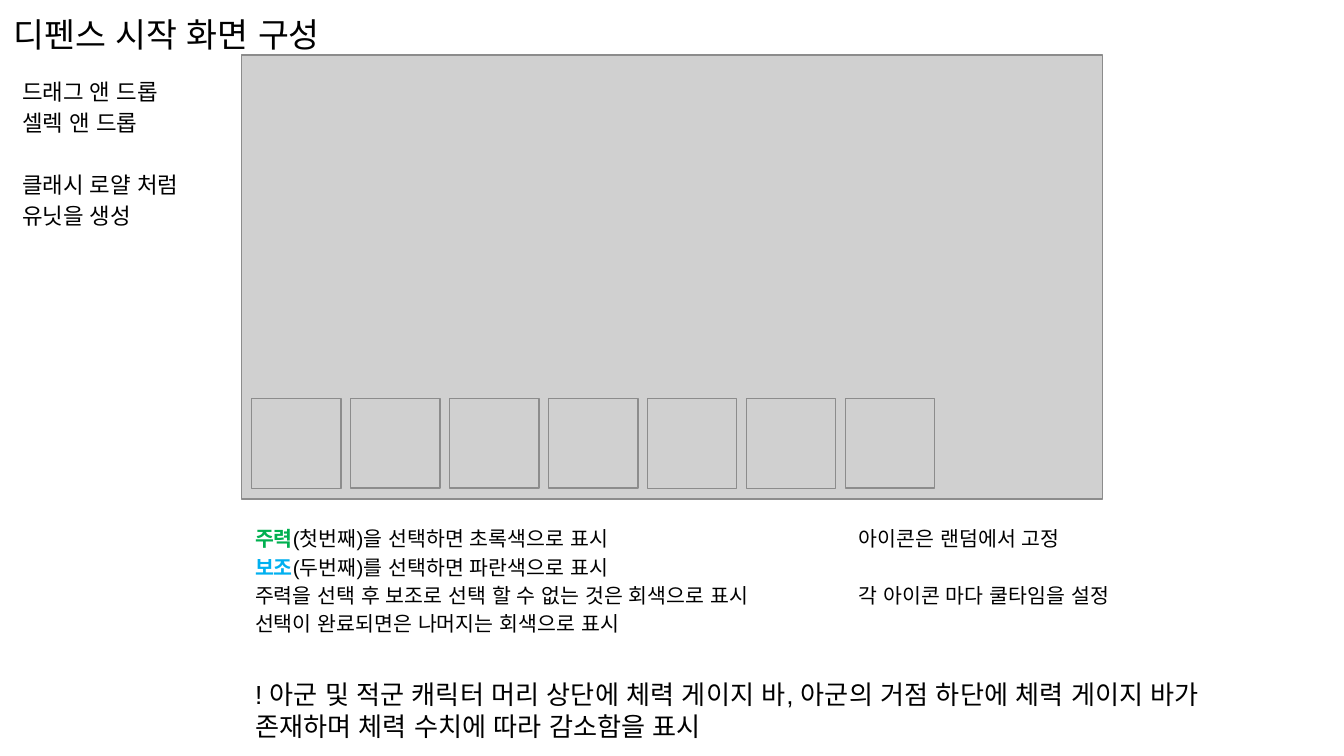
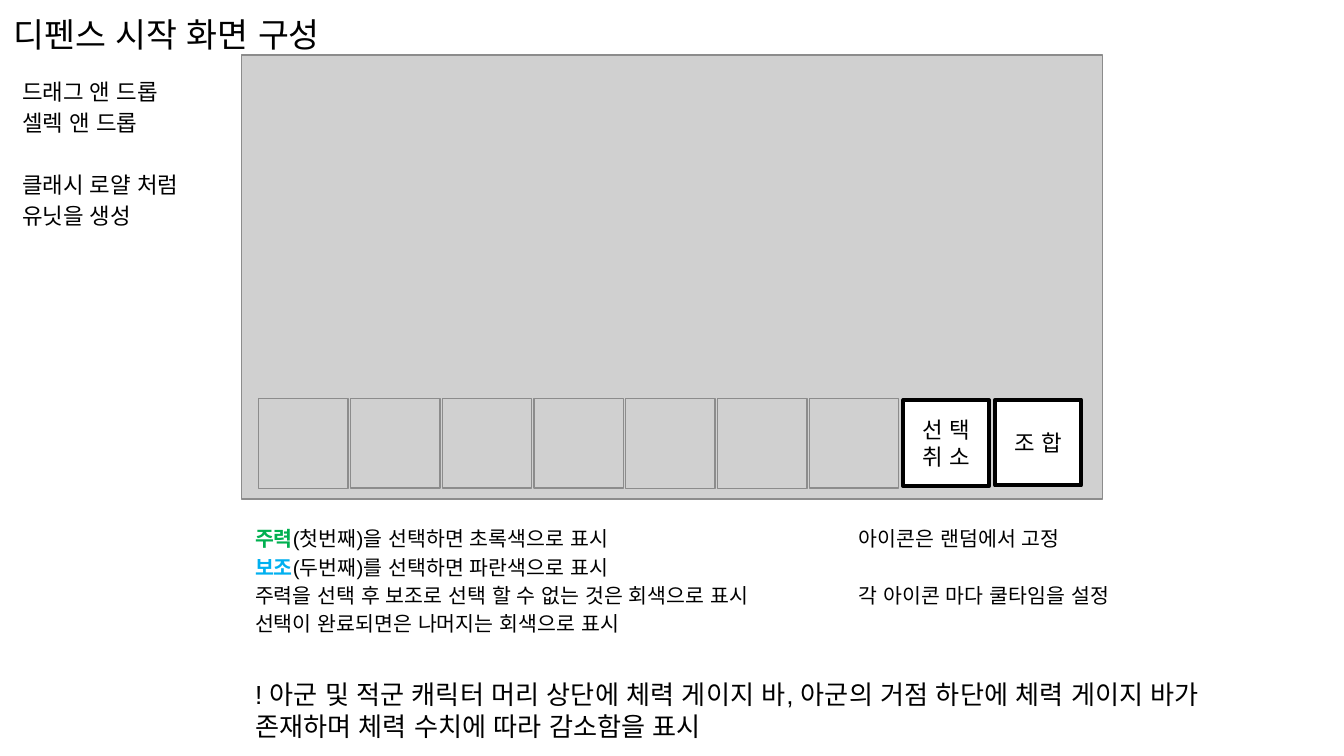
Before and after one commit to byeongyupKim/dlfqks, a slide deck: slide 17 of 기획문서/기획.pptx. Drawn at 1344x756 pixels with LibreOffice and Linux fonts; fonts in the diff are those of the drawing; grey boxes stand for pictures. Boxes give left, top, right and bottom in pixels: in the first picture for what was removed or moved away, otherwise in the second. Text is boxed around its words. In the diff, an @@ line names an element or a change of style, - is before the commit and + after.

```diff
--- a/기획문서/기획.pptx
+++ b/기획문서/기획.pptx
@@ picture: place and size @@
-picture at <box>251,398,341,488</box>
+picture at <box>258,398,348,488</box>
@@ picture: place and size @@
-picture at <box>449,399,539,489</box>
+picture at <box>442,399,532,489</box>
@@ picture: place and size @@
-picture at <box>548,399,638,489</box>
+picture at <box>534,399,624,489</box>
@@ picture: place and size @@
-picture at <box>648,398,738,488</box>
+picture at <box>626,398,716,488</box>
@@ picture: place and size @@
-picture at <box>746,398,836,488</box>
+picture at <box>718,398,808,488</box>
@@ picture: place and size @@
-picture at <box>845,399,935,489</box>
+picture at <box>809,399,899,489</box>
@@ rectangle added at <box>903,401,989,487</box>, fill #FFFFFF, outline #000000 2.25 pt, 12 pt, text #000000 @@
+선 택 취 소
@@ rectangle added at <box>996,399,1082,485</box>, fill #FFFFFF, outline #000000 2.25 pt, 12 pt, text #000000 @@
+조 합
```
Also in this commit, not shown: 14 other slides changed, 1 slide removed.
